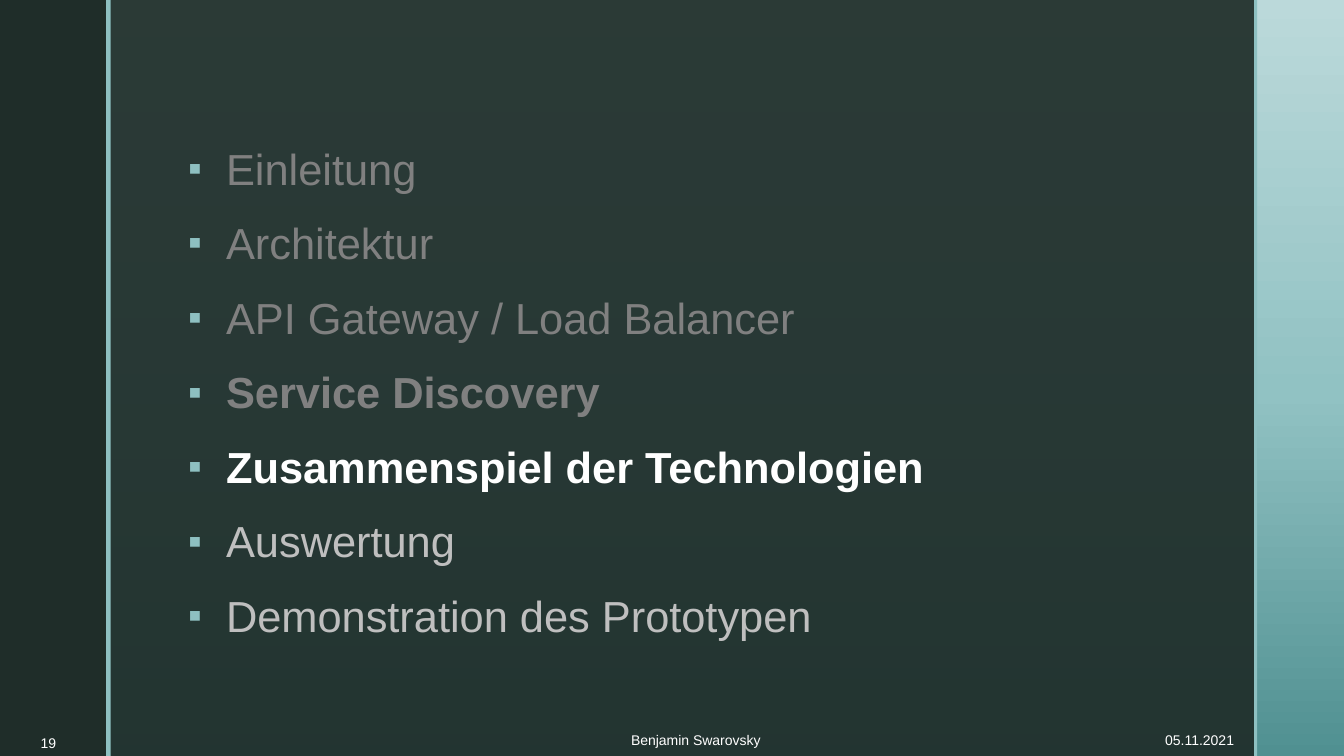
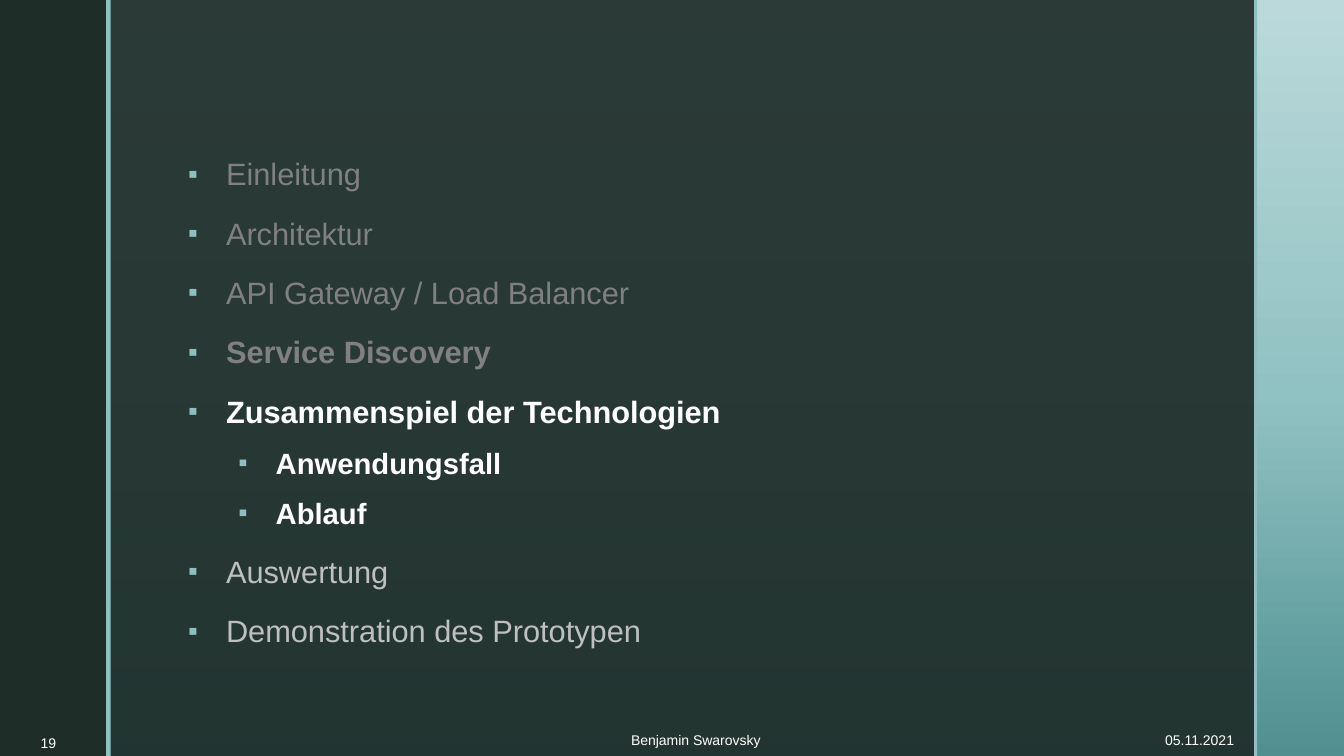
Before and after one commit to BenjaminS01/Abschluss, a slide deck: slide 19 of Vortrag.pptx. Drawn at 1344x756 pixels with LibreOffice and Linux fonts; fonts in the diff are those of the drawing; background and template pictures are left out. Boxes give left, top, right and bottom in pixels: in the first picture for what was removed or moved away, otherwise in the second. Text is boxed around its words. In the diff, an @@ line names an element or a change of style, - is before the commit and + after.

```diff
--- a/Vortrag.pptx
+++ b/Vortrag.pptx
@@ text at [226,223,720,648]: size 31 to 22 pt in "Einleitung", "Architektur", "API Gateway / Load Balancer", "Service Discovery" and 3 more places @@
@@ text at [276,453,501,525]: paragraphs added @@
+  ▪ Anwendungsfall
+  ▪ Ablauf
```
Also in this commit, not shown: 3 other slides changed, 1 other file.
